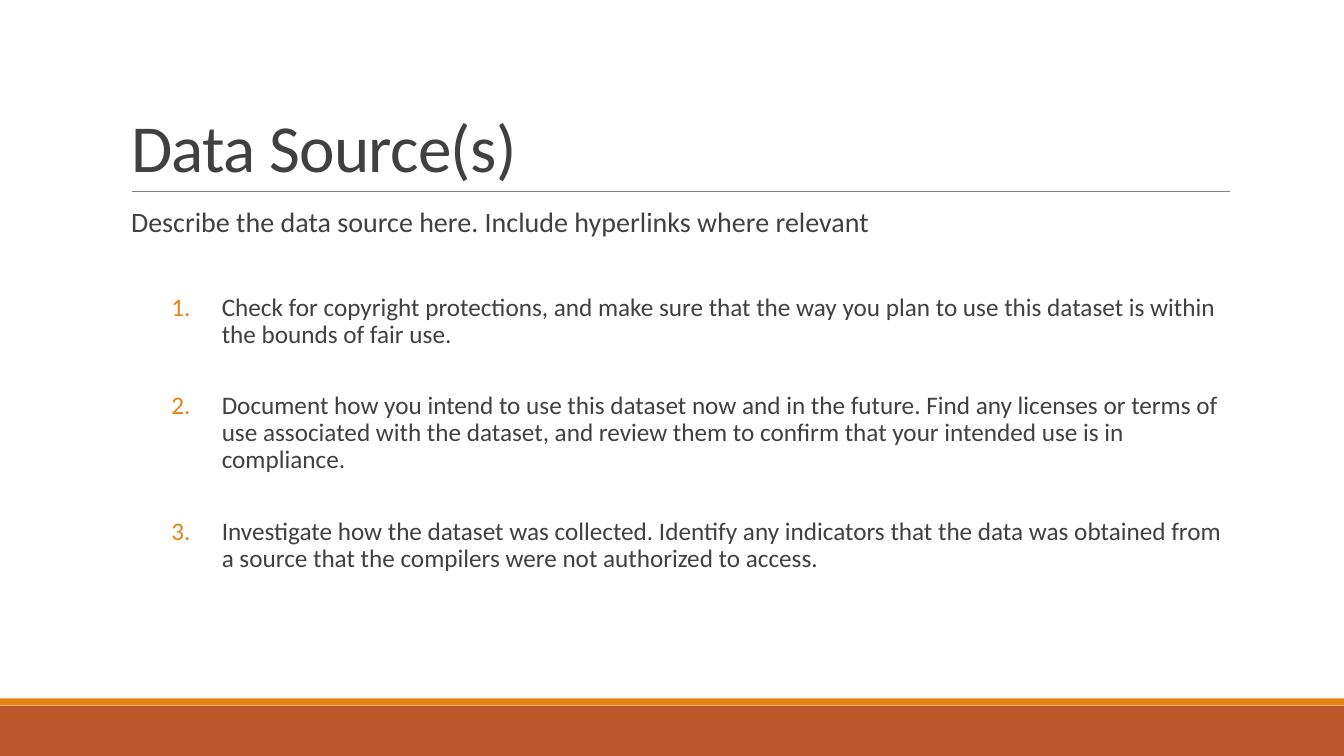
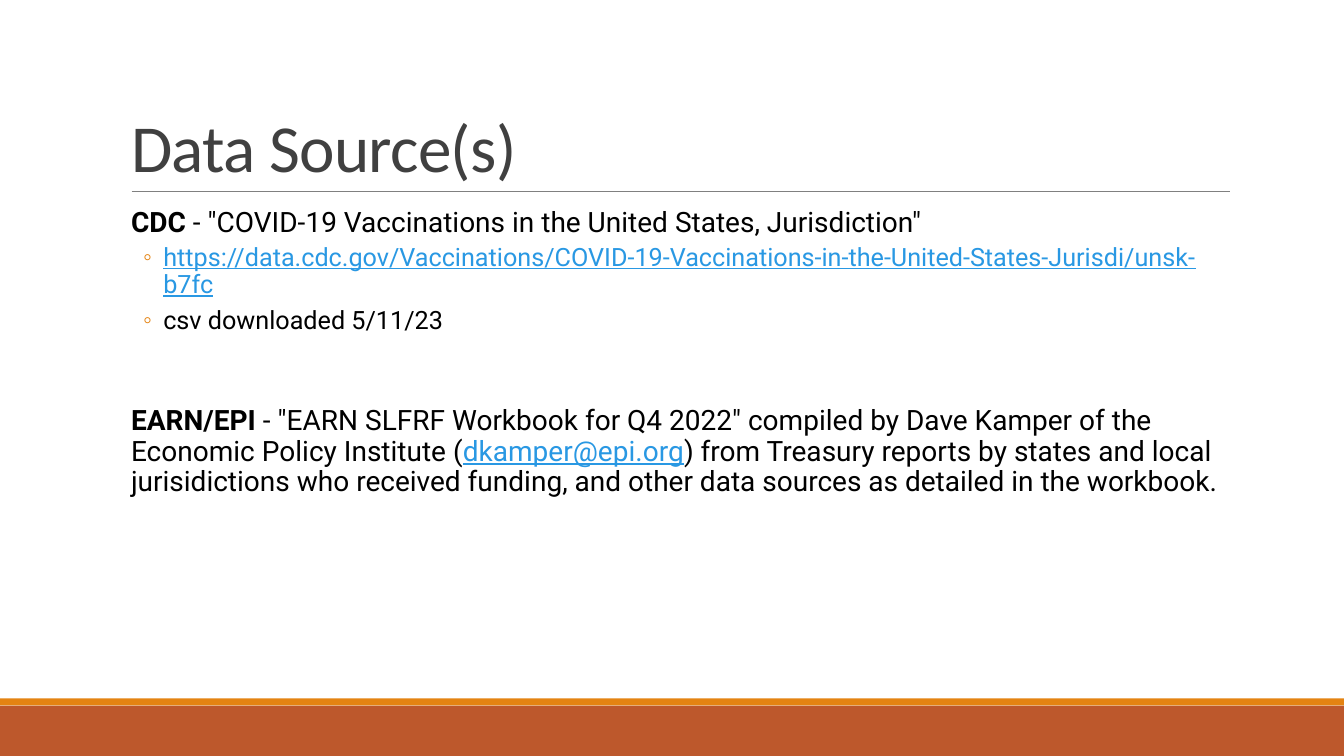
Before and after one commit to Evdawg/Project_1_Covid_Data, a slide deck: slide 3 of Project notes.pptx. Drawn at 1344x756 pixels with LibreOffice and Linux fonts; fonts in the diff are those of the drawing. Boxes give left, top, right and bottom in pixels: in the first picture for what was removed or moved away, otherwise in the second. Text is boxed around its words. In the diff, an @@ line names an element or a change of style, - is before the commit and + after.

```diff
--- a/Project notes.pptx
+++ b/Project notes.pptx
@@ text at (131,211,1217,497): text changed; size 18 to 20 pt; font Calibri to Roboto; text colour #404040 to #000000 @@
-  Describe the data source here. Include hyperlinks where relevant
-  1. Check for copyright protections, and make sure that the way you plan to use this dataset is within the bounds of fair use.
-  2. Document how you intend to use this dataset now and in the future. Find any licenses or terms of use associated with the dataset, and review them to confirm that your intended use is in compliance.
-  3. Investigate how the dataset was collected. Identify any indicators that the data was obtained from a source that the compilers were not authorized to access.
+  CDC - "COVID-19 Vaccinations in the United States, Jurisdiction"
+  ◦ https://data.cdc.gov/Vaccinations/COVID-19-Vaccinations-in-the-United-States-Jurisdi/unsk-b7fc
+  ◦ csv downloaded 5/11/23
+  EARN/EPI - "EARN SLFRF Workbook for Q4 2022" compiled by Dave Kamper of the Economic Policy Institute (dkamper@epi.org) from Treasury reports by states and local jurisidictions who received funding, and other data sources as detailed in the workbook.
```
Also in this commit, not shown: 3 other slides changed, 2 slides added.
